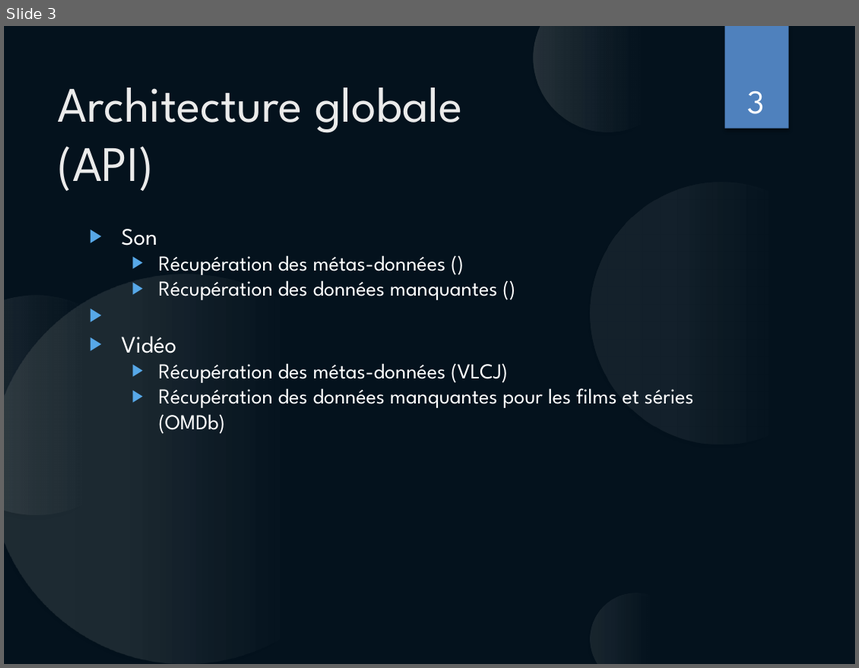
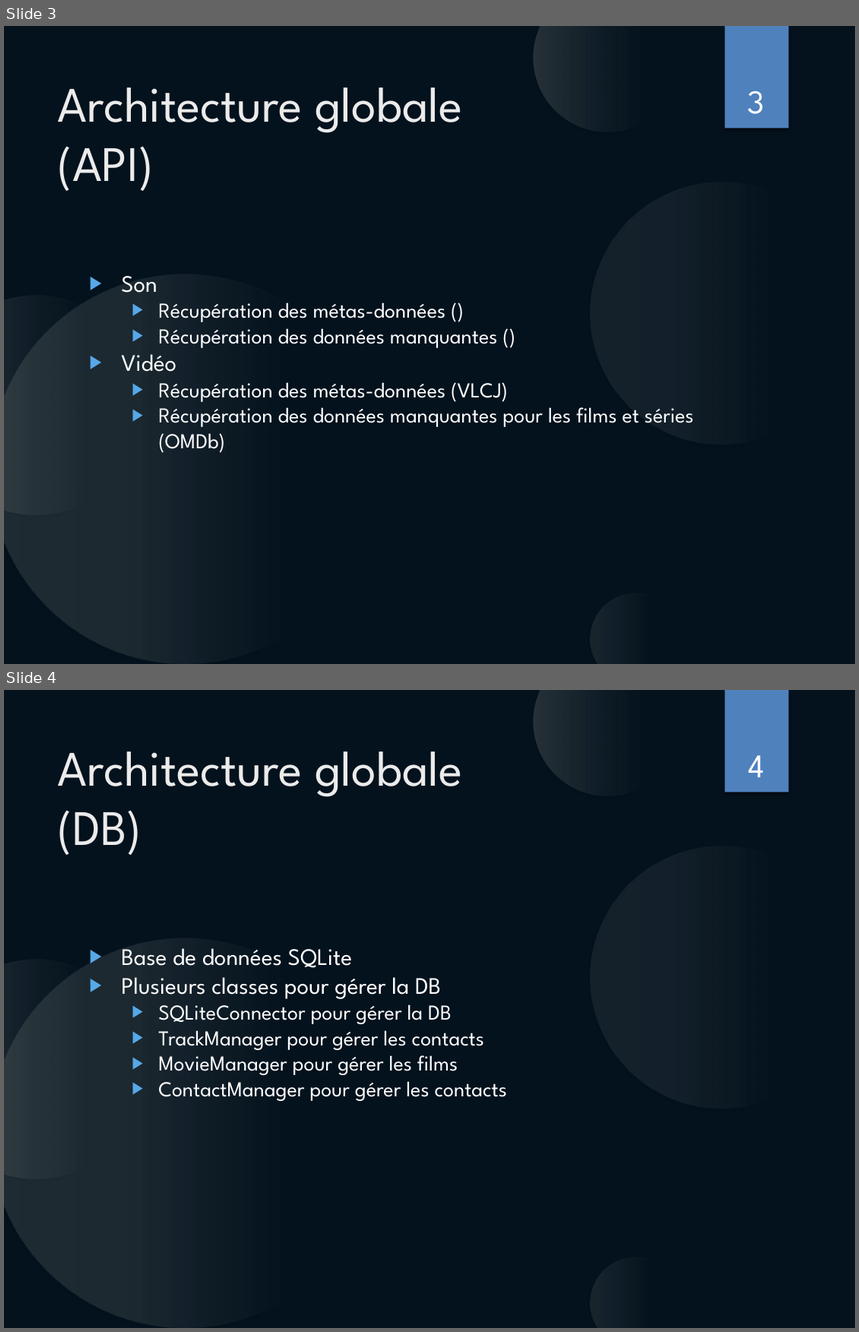
Before and after one commit to aroubaty/PDG_Project, a slide deck: Présentation/Architecture.pptx. Shown one above the other, each under a label of ours: slide 3 before the commit, slides 3 and 4 after it. The pictures are 859x668 and 859x1332 pixels, drawn with LibreOffice and Linux fonts; fonts in the diff are those of the drawing. Boxes give left, top, right and bottom in pixels: in the first picture for what was removed or moved away, otherwise in the second. Text is boxed around its words. In the diff, an @@ line names an element or a change of style, - is before the commit and + after.

```diff
--- a/Présentation/Architecture.pptx
+++ b/Présentation/Architecture.pptx
@@ slide 4 added at (x1=4, y1=690, x2=855, y2=1328), background #04121D; not listed: 6 template elements that a slide beside it also shows @@
@@ text added at (x1=57, y1=752, x2=462, y2=855), 42 pt, text #EBEBEB @@
+Architecture globale
+(DB)
@@ page number added at (x1=748, y1=755, x2=764, y2=777), 28 pt, text #FFFFFF @@
+4
@@ text added at (x1=121, y1=948, x2=507, y2=1101), 18 pt, text #FFFFFF @@
+▶ Base de données SQLite
+▶ Plusieurs classes pour gérer la DB
+  ▶ SQLiteConnector pour gérer la DB
+  ▶ TrackManager pour gérer les contacts
+  ▶ MovieManager pour gérer les films
+  ▶ ContactManager pour gérer les contacts
@@ slide 3 changed as well @@
@@ text "Son" rewrapped from (x1=121, y1=229, x2=694, y2=434) to (x1=121, y1=276, x2=694, y2=453) @@
```
Also in this commit, not shown: 1 other slide changed, 1 other slide added.
